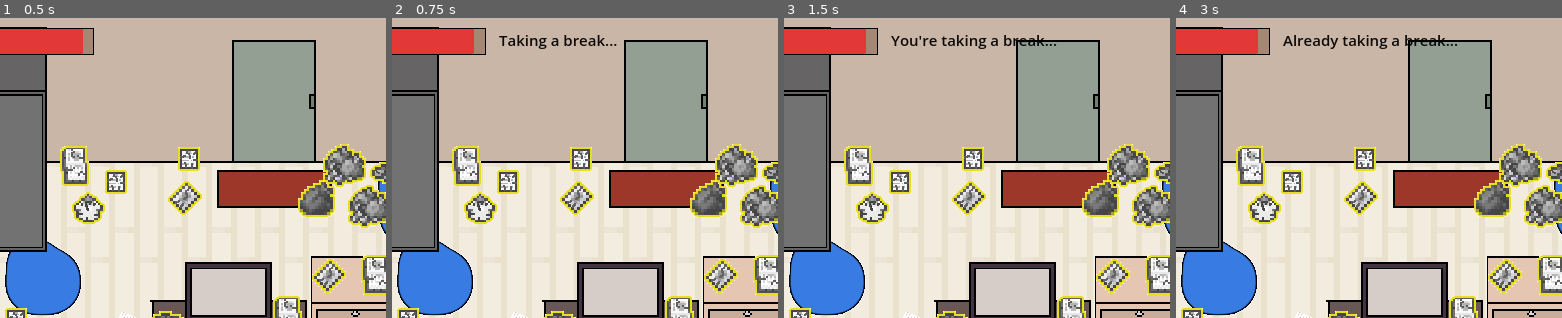
Above: before the commit, frames 1-4 (left to right).
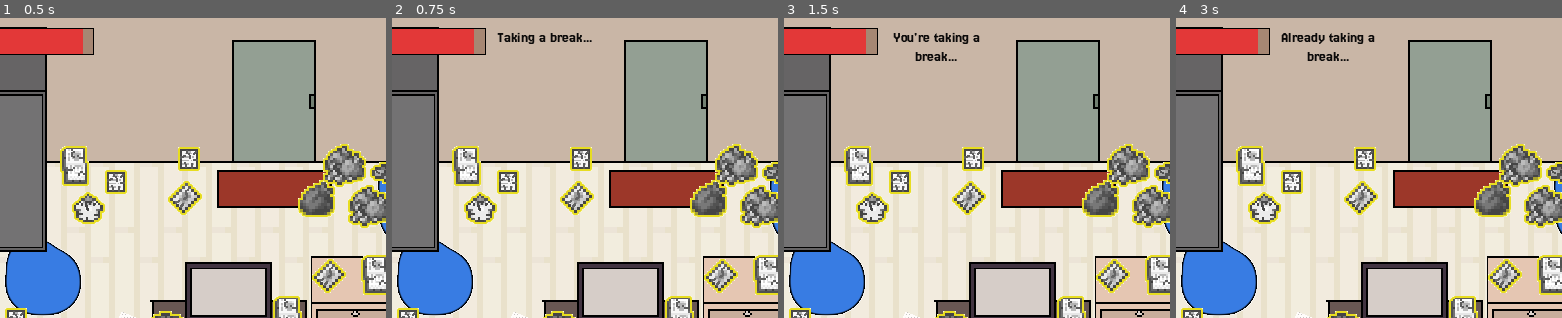
Above: after the commit, the same moments.

Repository: mistlmxstl/Beyond-Game-Jam
Game: Godot game, scene res://Levels/level 2.tscn
Two runs of this game, one before a commit and one after it. Both use one fixed random seed, a clock stepped at 60 frames per second and the inputs below. This scene is started directly instead of the project's main scene.
Inputs (mouse positions are % of the whole screen's width and height, from its top left):
- Up to frame 1 (0.5 s): no input
- Up to frame 2 (0.75 s): click (5, 92) at 0.5 s
- Up to frame 3 (1.5 s): click (84, 92) at 1.25 s
- Up to frame 4 (3 s): click (95, 92) at 2 s; click (5, 92) at 2.75 s
The pictures show only the part of the screen within x 42-91%, y 0-50%; the shares and areas given below are measured in that part.

Frame 1 is identical in both runs. In frame 2, 0.7% of the frame differs, in the area x 27-59%, y 5-11%; in frame 3, 1.0%; in frame 4, 1.1%, in the area x 27-73%, y 5-15%.

Commit message:
Changes to Journal system and UI

Diff:
--- a/Levels/journal.gd
+++ b/Levels/journal.gd
@@ -7,3 +7,4 @@
 	if event is InputEventMouseButton and event.pressed and event.button_index == MOUSE_BUTTON_LEFT:
 		get_parent().show_journal()
 		get_viewport().set_input_as_handled()
+		queue_free()
--- a/Levels/level 1.tscn
+++ b/Levels/level 1.tscn
@@ -10,11 +10,13 @@
 [ext_resource type="Texture2D" uid="uid://1ll0o2l4sd0x" path="res://Assets/UI/Mop button.png" id="6_bu6x3"]
 [ext_resource type="PackedScene" uid="uid://dk7x2i6d6ckl5" path="res://Assets/Water/Water.tscn" id="7_bu6x3"]
 [ext_resource type="Texture2D" uid="uid://pjphrxf48qh1" path="res://Assets/UI/Heart (full).png" id="10_365w1"]
+[ext_resource type="FontFile" uid="uid://tkx8dhl02fq2" path="res://Assets/UI/Jersey25-Regular.ttf" id="10_m8set"]
 [ext_resource type="Script" uid="uid://dp3pe4a045d8p" path="res://Levels/care_popup.gd" id="11_n48tk"]
-[ext_resource type="Script" uid="uid://dsyt1ym73de5v" path="res://Levels/game_over_panel.gd" id="12_qfol3"]
+[ext_resource type="Script" path="res://Levels/game_over_panel.gd" id="12_qfol3"]
 [ext_resource type="Script" uid="uid://q02ixgdtuiaa" path="res://Levels/level_complete_panel.gd" id="13_01go3"]
-[ext_resource type="Script" uid="uid://vmxd7p6ffs16" path="res://Levels/journal_popup.gd" id="14_atwgk"]
+[ext_resource type="Script" path="res://Levels/journal_popup.gd" id="14_atwgk"]
 [ext_resource type="Texture2D" uid="uid://bd6xpqiiupui8" path="res://Assets/Bedroom/Journal_bedroom.png" id="15_104fb"]
+[ext_resource type="Texture2D" uid="uid://bj0g1t2712fas" path="res://Assets/UI/X button.png" id="16_104fb"]
 [ext_resource type="Script" uid="uid://bqool75s6iqcm" path="res://Levels/journal.gd" id="16_m8set"]
 
 [sub_resource type="GDScript" id="GDScript_atwgk"]
@@ -107,7 +109,7 @@
 bg_color = Color(0.8901961, 0.21960784, 0.21960784, 1)
 
 [sub_resource type="RectangleShape2D" id="RectangleShape2D_dwgkd"]
-size = Vector2(44, 57)
+size = Vector2(43, 53.929077)
 
 [node name="Level 1" type="Node2D" unique_id=740281537]
 script = ExtResource("1_p48sa")
@@ -220,7 +222,7 @@
 position = Vector2(103, 454)
 
 [node name="Garbage30" parent="Garbage" unique_id=253808489 instance=ExtResource("1_7moo8")]
-position = Vector2(95, 483)
+position = Vector2(123, 488)
 
 [node name="Garbage31" parent="Garbage" unique_id=1545248583 instance=ExtResource("1_7moo8")]
 position = Vector2(45, 341)
@@ -353,20 +355,23 @@
 
 [node name="ToolNotification" type="Label" parent="CanvasLayer" unique_id=1249465842]
 visible = false
-offset_left = 428.0
+offset_left = 420.0
 offset_top = 11.0
-offset_right = 533.0
-offset_bottom = 50.0
+offset_right = 525.0
+offset_bottom = 36.0
 theme_override_colors/font_color = Color(0, 0, 0, 0.9411765)
+theme_override_fonts/font = ExtResource("10_m8set")
 theme_override_font_sizes/font_size = 15
 text = "Mop equipped"
 horizontal_alignment = 1
+autowrap_mode = 2
 
 [node name="CareBar" type="ProgressBar" parent="CanvasLayer" unique_id=833040366]
 offset_left = 25.0
 offset_top = 11.0
 offset_right = 414.0
 offset_bottom = 36.0
+theme_override_fonts/font = ExtResource("10_m8set")
 theme_override_styles/background = SubResource("StyleBoxFlat_n48tk")
 theme_override_styles/fill = SubResource("StyleBoxFlat_01go3")
 value = 100.0
@@ -411,9 +416,10 @@
 
 [node name="CloseButton" type="Button" parent="CanvasLayer/CarePopup/PopupImage" unique_id=1592587876]
 layout_mode = 0
-offset_right = 18.0
+offset_right = 31.0
 offset_bottom = 31.0
-text = "X"
+icon = ExtResource("16_104fb")
+flat = true
 
 [node name="GameOverPanel" type="ColorRect" parent="CanvasLayer" unique_id=598326994]
 visible = false
@@ -498,27 +504,36 @@
 [node name="JournalPopup" type="Panel" parent="CanvasLayer" unique_id=1482656870]
 process_mode = 2
 visible = false
-offset_right = 40.0
-offset_bottom = 40.0
+offset_right = 774.0
+offset_bottom = 598.0
 script = ExtResource("14_atwgk")
 
 [node name="TextureRect" type="TextureRect" parent="CanvasLayer/JournalPopup" unique_id=509840253]
-layout_mode = 0
-offset_left = 286.0
-offset_top = 140.0
-offset_right = 535.0
-offset_bottom = 447.0
+layout_mode = 1
+anchors_preset = 8
+anchor_left = 0.5
+anchor_top = 0.5
+anchor_right = 0.5
+anchor_bottom = 0.5
+offset_left = -223.25
+offset_top = -275.25198
+offset_right = 223.25
+offset_bottom = 275.25198
+grow_horizontal = 2
+grow_vertical = 2
 texture = ExtResource("15_104fb")
 expand_mode = 1
 
 [node name="CloseButton" type="Button" parent="CanvasLayer/JournalPopup" unique_id=1606742533]
 process_mode = 2
 layout_mode = 0
-offset_left = 503.0
-offset_top = 140.0
-offset_right = 538.0
-offset_bottom = 171.0
-text = "X"
+offset_left = 585.0
+offset_top = 3.0
+offset_right = 630.0
+offset_bottom = 48.0
+icon = ExtResource("16_104fb")
+flat = true
+expand_icon = true
 
 [node name="PauseMenu" type="Control" parent="CanvasLayer" unique_id=1966675947]
 layout_mode = 3
@@ -571,15 +586,18 @@
 text = "| |"
 
 [node name="Journal" type="Area2D" parent="." unique_id=910256523]
+z_index = -1
+position = Vector2(5, 3)
+scale = Vector2(1, 0.9931919)
 script = ExtResource("16_m8set")
 
 [node name="Sprite2D" type="Sprite2D" parent="Journal" unique_id=1209896594]
-position = Vector2(106.25001, 471.5)
-scale = Vector2(0.037835926, 0.033499997)
+position = Vector2(111.5, 478.07477)
+scale = Vector2(0.030410191, 0.02692524)
 texture = ExtResource("15_104fb")
 
 [node name="CollisionShape2D" type="CollisionShape2D" parent="Journal" unique_id=949730029]
-position = Vector2(107, 471.5)
+position = Vector2(111.5, 478.03546)
 shape = SubResource("RectangleShape2D_dwgkd")
 
 [connection signal="pressed" from="Care button/Care" to="." method="_on_care_pressed"]
--- a/Levels/level 2.tscn
+++ b/Levels/level 2.tscn
@@ -11,12 +11,13 @@
 [ext_resource type="PackedScene" uid="uid://dk7x2i6d6ckl5" path="res://Assets/Water/Water.tscn" id="8_f42k6"]
 [ext_resource type="Texture2D" uid="uid://cjcgevca27jo7" path="res://Assets/Kitchen and living room/Journal_living room.png" id="9_f42k6"]
 [ext_resource type="Texture2D" uid="uid://pjphrxf48qh1" path="res://Assets/UI/Heart (full).png" id="10_77drm"]
+[ext_resource type="FontFile" uid="uid://tkx8dhl02fq2" path="res://Assets/UI/Jersey25-Regular.ttf" id="10_bc6el"]
 [ext_resource type="Script" uid="uid://dp3pe4a045d8p" path="res://Levels/care_popup.gd" id="11_n051j"]
-[ext_resource type="Script" uid="uid://dsyt1ym73de5v" path="res://Levels/game_over_panel.gd" id="12_bxu3j"]
+[ext_resource type="Script" path="res://Levels/game_over_panel.gd" id="12_bxu3j"]
 [ext_resource type="Script" uid="uid://q02ixgdtuiaa" path="res://Levels/level_complete_panel.gd" id="13_kehvb"]
-[ext_resource type="Script" uid="uid://vmxd7p6ffs16" path="res://Levels/journal_popup.gd" id="14_kehvb"]
-[ext_resource type="Texture2D" uid="uid://bd6xpqiiupui8" path="res://Assets/Bedroom/Journal_bedroom.png" id="15_f777q"]
+[ext_resource type="Script" path="res://Levels/journal_popup.gd" id="14_kehvb"]
 [ext_resource type="Script" uid="uid://bqool75s6iqcm" path="res://Levels/journal.gd" id="16_bc6el"]
+[ext_resource type="Texture2D" uid="uid://bj0g1t2712fas" path="res://Assets/UI/X button.png" id="17_bc6el"]
 
 [sub_resource type="StyleBoxFlat" id="StyleBoxFlat_f777q"]
 bg_color = Color(0.64929366, 0.53113973, 0.4508716, 1)
@@ -352,14 +353,16 @@
 
 [node name="ToolNotification" type="Label" parent="CanvasLayer" unique_id=1708112773]
 visible = false
-offset_left = 428.0
+offset_left = 421.0
 offset_top = 11.0
-offset_right = 533.0
+offset_right = 526.0
 offset_bottom = 50.0
 theme_override_colors/font_color = Color(0, 0, 0, 0.9411765)
+theme_override_fonts/font = ExtResource("10_bc6el")
 theme_override_font_sizes/font_size = 15
 text = "Mop equipped"
 horizontal_alignment = 1
+autowrap_mode = 2
 
 [node name="CareBar" type="ProgressBar" parent="CanvasLayer" unique_id=1853366736]
 offset_left = 25.0
@@ -412,7 +415,7 @@
 layout_mode = 0
 offset_right = 18.0
 offset_bottom = 31.0
-text = "X"
+icon = ExtResource("17_bc6el")
 
 [node name="GameOverPanel" type="ColorRect" parent="CanvasLayer" unique_id=400852189]
 visible = false
@@ -496,27 +499,36 @@
 [node name="JournalPopup" type="Panel" parent="CanvasLayer" unique_id=673463917]
 process_mode = 2
 visible = false
-offset_right = 40.0
-offset_bottom = 40.0
+offset_right = 774.0
+offset_bottom = 600.0
 script = ExtResource("14_kehvb")
 
 [node name="TextureRect" type="TextureRect" parent="CanvasLayer/JournalPopup" unique_id=1879429283]
-layout_mode = 0
-offset_left = 286.0
-offset_top = 140.0
-offset_right = 535.0
-offset_bottom = 447.0
-texture = ExtResource("15_f777q")
+layout_mode = 1
+anchors_preset = 8
+anchor_left = 0.5
+anchor_top = 0.5
+anchor_right = 0.5
+anchor_bottom = 0.5
+offset_left = -223.25
+offset_top = -275.25
+offset_right = 223.25
+offset_bottom = 275.25
+grow_horizontal = 2
+grow_vertical = 2
+texture = ExtResource("9_f42k6")
 expand_mode = 1
 
 [node name="CloseButton" type="Button" parent="CanvasLayer/JournalPopup" unique_id=1076582025]
 process_mode = 2
 layout_mode = 0
-offset_left = 503.0
-offset_top = 140.0
-offset_right = 538.0
-offset_bottom = 171.0
-text = "X"
+offset_left = 588.0
+offset_top = 3.0
+offset_right = 633.0
+offset_bottom = 48.0
+icon = ExtResource("17_bc6el")
+flat = true
+expand_icon = true
 
 [node name="Journal" type="Area2D" parent="." unique_id=1747405220]
 script = ExtResource("16_bc6el")
Binary file added: Assets/UI/X button.png
Not shown, added: Assets/UI/X button.png.import
